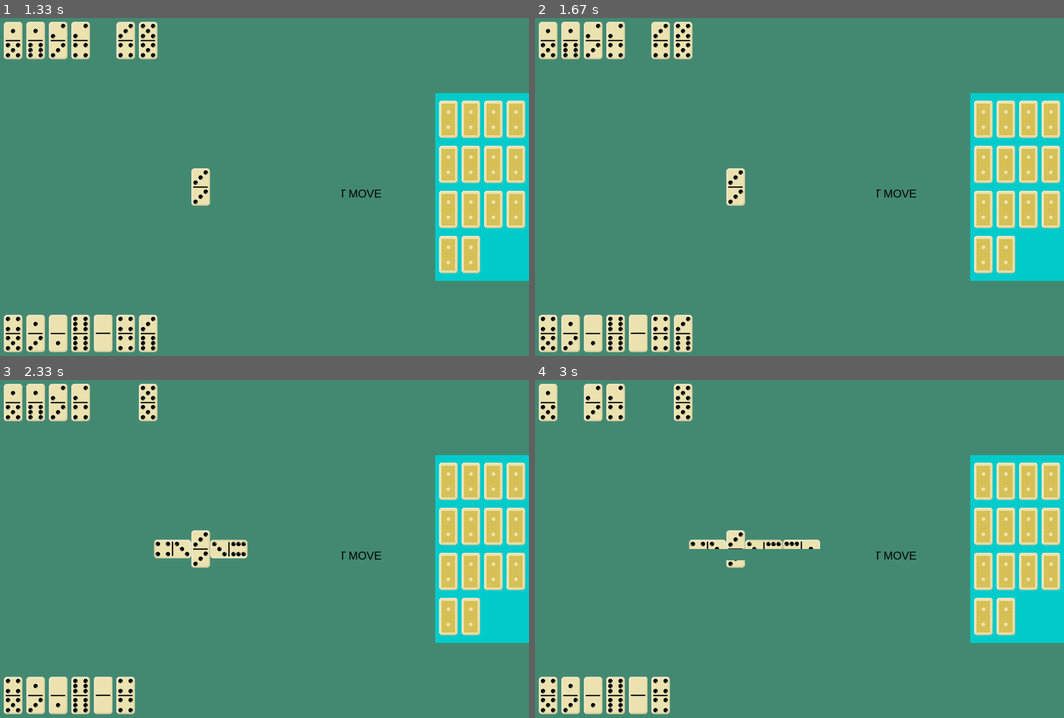
Above: before the commit, frames 1-4 (two rows, left to right).
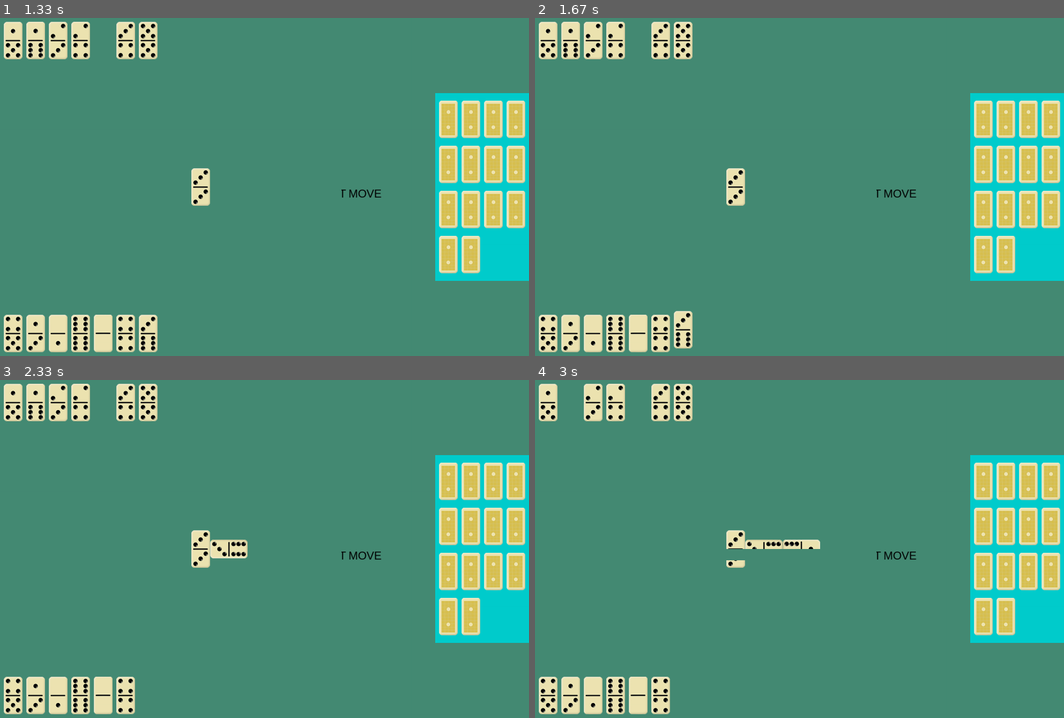
Above: after the commit, the same moments.

Repository: Nikomah/Domimo-pygame
Game: pygame game, started from main.py
Two runs of this game, one before a commit and one after it. Both use one fixed random seed, a clock stepped at 60 frames per second and the inputs below.
Inputs (mouse positions are in pixels of both pictures, inside the frame that each line leads up to):
- Up to frame 1 (1.33 s): tap Space at 0.33 s; press the mouse at (10, 332) at 0.7 s; move the mouse to (63, 227) at 0.8 s; release the mouse at (116, 119) at 0.93 s; click (148, 332) at 1.25 s
- Up to frame 2 (1.67 s): press the mouse at (572, 332) at 1.57 s
- Up to frame 3 (2.33 s): move the mouse to (137, 684) at 1.67 s; release the mouse at (232, 670) at 1.8 s; tap Space at 2.27 s
- Up to frame 4 (3 s): move the mouse to (989, 616) at 2.97 s

Frame 1 is identical in both runs. In frame 2, 0.2% of the frame differs, in the area x 26-30%, y 86-99%; in frame 3, 0.8%, in the area x 21-37%, y 1-53%; in frame 4, 0.6%.

Commit message:
Advanced robot logic. Touched up lettering 'NO DOUBLES'.

Diff:
--- a/main.py
+++ b/main.py
@@ -6,7 +6,9 @@
 pygame.init()
 clock = pygame.time.Clock()
 screen = pygame.display.set_mode((1500, 900))
-screen.fill(color='aquamarine4')
+table_color = 'aquamarine4'
+bar_color = 'cyan3'
+screen.fill(color=table_color)
 
 dict_of_endpoints = {'end_point_nominal': {'left': 0, 'right': 0},
                      'end_point_coord': {'left': (0, 0), 'right': (0, 0)}
@@ -26,7 +28,7 @@
 
 def draw_bar_space():
     bar_space = pygame.Surface((250, 500))
-    bar_space.fill(color='cyan3')
+    bar_space.fill(color=bar_color)
     bar_space_rect = bar_space.get_rect()
     bar_space_rect.topleft = (1250, 200)
     screen.blit(bar_space, bar_space_rect)
@@ -99,7 +101,7 @@
     """
     for bone in player_group:
         if bone.rect.topleft[1] == 780:
-            bg = Bg('t')
+            bg = Bg('t', table_color, bar_color)
             bg.rect.topleft = bone.rect.topleft
             screen.blit(bg.image, bg.rect)
             bone.rect.move_ip(0, 10)
@@ -109,7 +111,7 @@
             if bone.rect.collidepoint(x_pos, y_pos):
                 if bone.nominal[0] in dict_of_endpoints['end_point_nominal'].values()\
                         or bone.nominal[1] in dict_of_endpoints['end_point_nominal'].values():
-                    bg = Bg('t')
+                    bg = Bg('t', table_color, bar_color)
                     bg.rect.topleft = bone.rect.topleft
                     screen.blit(bg.image, bg.rect)
                     bone.rect.move_ip(0, -10)
@@ -353,7 +355,7 @@
     for bone in player_group:
         if bone.rect.topleft[1] == 780:
             empty_coord_player.insert(0, (bone.rect.topleft[0], bone.rect.topleft[1] + 10))
-            bg = Bg('t')
+            bg = Bg('t', table_color, bar_color)
             bg.rect.topleft = bone.rect.topleft
             bone.remove(player_group)
             player_list.remove(bone.nominal)
@@ -410,7 +412,7 @@
                         bone.remove(player_group)
                         player_list.remove(bone.nominal)
                         empty_coord_player.insert(0, bone.rect.topleft)
-                        bg = Bg('t')
+                        bg = Bg('t', table_color, bar_color)
                         bg.rect.topleft = bone.rect.topleft
                         dict_of_endpoints['end_point_nominal']['left'] = bone.nominal[0]
                         dict_of_endpoints['end_point_nominal']['right'] = bone.nominal[1]
@@ -426,6 +428,11 @@
             elif p == r:
                 print_text('NO DOUBLES', 550, 450)
                 pygame.time.delay(1000)
+                text_area = pygame.Surface((250, 30))
+                text_area.fill(color=table_color)
+                text_rect = text_area.get_rect()
+                text_rect.topleft = 550, 450
+                screen.blit(text_area, text_rect)
                 new_table()
             else:
                 for bone in robot_group:
@@ -433,7 +440,7 @@
                         bone.remove(robot_group)
                         robot_list.remove(bone.nominal)
                         empty_coord_robot.insert(0, bone.rect.topleft)
-                        bg = Bg('t')
+                        bg = Bg('t', table_color, bar_color)
                         bg.rect.topleft = bone.rect.topleft
                         dict_of_endpoints['end_point_nominal']['left'] = bone.nominal[0]
                         dict_of_endpoints['end_point_nominal']['right'] = bone.nominal[1]
@@ -457,7 +464,7 @@
         if bone.rect.collidepoint(x_pos, y_pos):
             bone.remove(bar_group)
             bar_list.remove(bone.nominal)
-            bg = Bg('b')
+            bg = Bg('b', table_color, bar_color)
             bg.rect.topleft = bone.rect.topleft
             coord = empty_coord_player[0]
             empty_coord_player.pop(0)
@@ -478,7 +485,7 @@
     :return: None
     """
     empty_coord_robot.insert(0, (bone.rect.topleft[0], bone.rect.topleft[1]))
-    bg = Bg('t')
+    bg = Bg('t', table_color, bar_color)
     bg.rect.topleft = bone.rect.topleft
     bone.remove(robot_group)
     robot_list.remove(bone.nominal)
@@ -512,7 +519,7 @@
         if bone.nominal == nom_bar:
             coord = empty_coord_robot[0]
             del empty_coord_robot[0]
-            bg = Bg('b')
+            bg = Bg('b', table_color, bar_color)
             bg.rect.topleft = bone.rect.topleft
             bone.rect.topleft = coord
             bone.add(robot_group)
@@ -525,7 +532,7 @@
 
 def robot_find_to_move():
     """
-    The robot chooses a random chip to move from the matching ones.
+    The robot chooses a chip to move from the matching ones.
     :return: None
     """
     if len(player_list) != 0:
@@ -546,7 +553,7 @@
             pass_ = pygame.Surface((100, 50))
             pass_rect = pass_.get_rect()
             pass_rect.topleft = 620, 300
-            pass_.fill(color='aquamarine4')
+            pass_.fill(color=table_color)
             pygame.time.delay(1000)
             screen.blit(pass_, pass_rect)
             pygame.display.update(pass_rect)
@@ -565,7 +572,7 @@
     text_rect = text.get_rect()
     text_rect.topleft = x, y
     text_area = pygame.Surface((long, font_size))
-    text_area.fill(color='aquamarine4')
+    text_area.fill(color=table_color)
     text_area_rect = text_area.get_rect()
     text_area_rect.topleft = x, y
     screen.blit(text_area, text_area_rect)
@@ -693,7 +700,7 @@
 
         if score:
             if len(player_list) == 0 or len(robot_list) == 0 or no_fish is False:
-                screen.fill(color='aquamarine4')
+                screen.fill(color=table_color)
                 score, player_count, robot_count = count(player_count, robot_count,
                                                          player_count_list, robot_count_list, no_fish)
                 if score:
@@ -715,22 +722,22 @@
             if event.type == pygame.VIDEOEXPOSE:  # Window minimization/open
                 pygame.display.update()
             if event.type == pygame.KEYDOWN:
-                if event.key == pygame.K_SPACE:  # Press Enter
+                if event.key == pygame.K_SPACE:  # Press Space
                     text_area = pygame.Surface((500, 30))
-                    text_area.fill(color='aquamarine4')
+                    text_area.fill(color=table_color)
                     text_rect = text_area.get_rect()
                     text_rect.topleft = 500, 450
                     screen.blit(text_area, text_rect)
                     pygame.display.update(text_rect)
                     first_move()
-                if event.key == pygame.K_RETURN and game is False:
+                if event.key == pygame.K_RETURN and game is False:  # Press Enter
                     player_count = 0
                     robot_count = 0
                     score = True
                     no_fish = True
-                    screen.fill(color='aquamarine4')
+                    screen.fill(color=table_color)
                     new_table()
-            if event.type == pygame.MOUSEBUTTONUP:
+            if event.type == pygame.MOUSEBUTTONUP and event.button == 1:
                 x, y = event.pos
                 if y > 780:  # Player's room
                     player_click(x, y)
@@ -739,7 +746,12 @@
                 elif 0 < x < 1250 and 110 < y < 790\
                         and (dict_of_endpoints['end_point_nominal']['left'] in player_count_list or
                              dict_of_endpoints['end_point_nominal']['right'] in player_count_list):  # Main table
-                    player_move(x)
+                    bone = False
+                    for b in player_group:
+                        if b.rect.topleft[1] == 780:
+                            bone = True
+                    if bone:
+                        player_move(x)
 
         clock.tick(15)
 
--- a/objects.py
+++ b/objects.py
@@ -22,13 +22,13 @@
 
 
 class Bg(pygame.sprite.Sprite):
-    def __init__(self, flag: str):
+    def __init__(self, flag: str, table_color: str, bar_color: str):
         pygame.sprite.Sprite.__init__(self)
         self.image = pygame.Surface((50, 100))
         if flag == 't':
-            self.image.fill(color='aquamarine4')
+            self.image.fill(color=table_color)
         if flag == 'b':
-            self.image.fill(color='cyan3')
+            self.image.fill(color=bar_color)
         self.rect = self.image.get_rect()
         self.add(bgs)
 
--- a/robot_logic.py
+++ b/robot_logic.py
@@ -53,8 +53,10 @@
     :param ready_to_move: list
     :param robot_list: list
     :param dict_nominal: list, End denominations on the gaming table
-    :return:
+    :return: tuple & str
     """
+    bone = None
+    flag = None
     noms_to_move = calc_noms_to_move(ready_to_move, robot_list)
     max_digits = calc_max_entries(ready_to_move, robot_list)
     if dict_nominal[0] == dict_nominal[1]:
@@ -62,10 +64,16 @@
     else:
         for nom in noms_to_move:
             if dict_nominal[0] not in max_digits and dict_nominal[0] in nom:
-                return nom, 'left'
+                bone = nom
+                flag = 'left'
             elif dict_nominal[1] not in max_digits and dict_nominal[1] in nom:
-                return nom, 'right'
-            elif dict_nominal[0] in nom:
-                return nom, 'left'
-            else:
-                return nom, 'right'
+                bone = nom
+                flag = 'right'
+        if bone:
+            return bone, flag
+        else:
+            for nom in noms_to_move:
+                if dict_nominal[0] in nom:
+                    return nom, 'left'
+                else:
+                    return nom, 'right'
